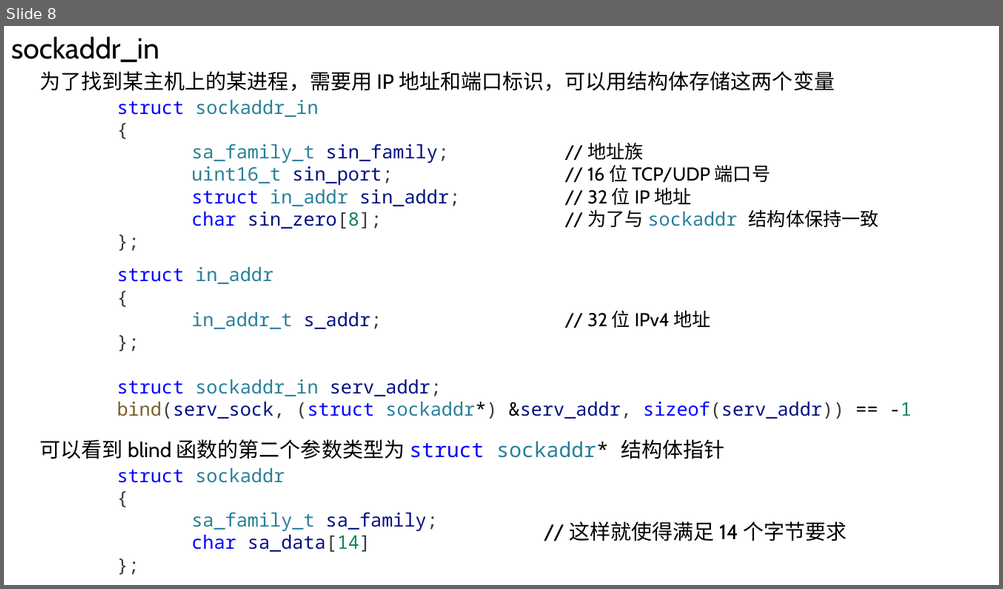
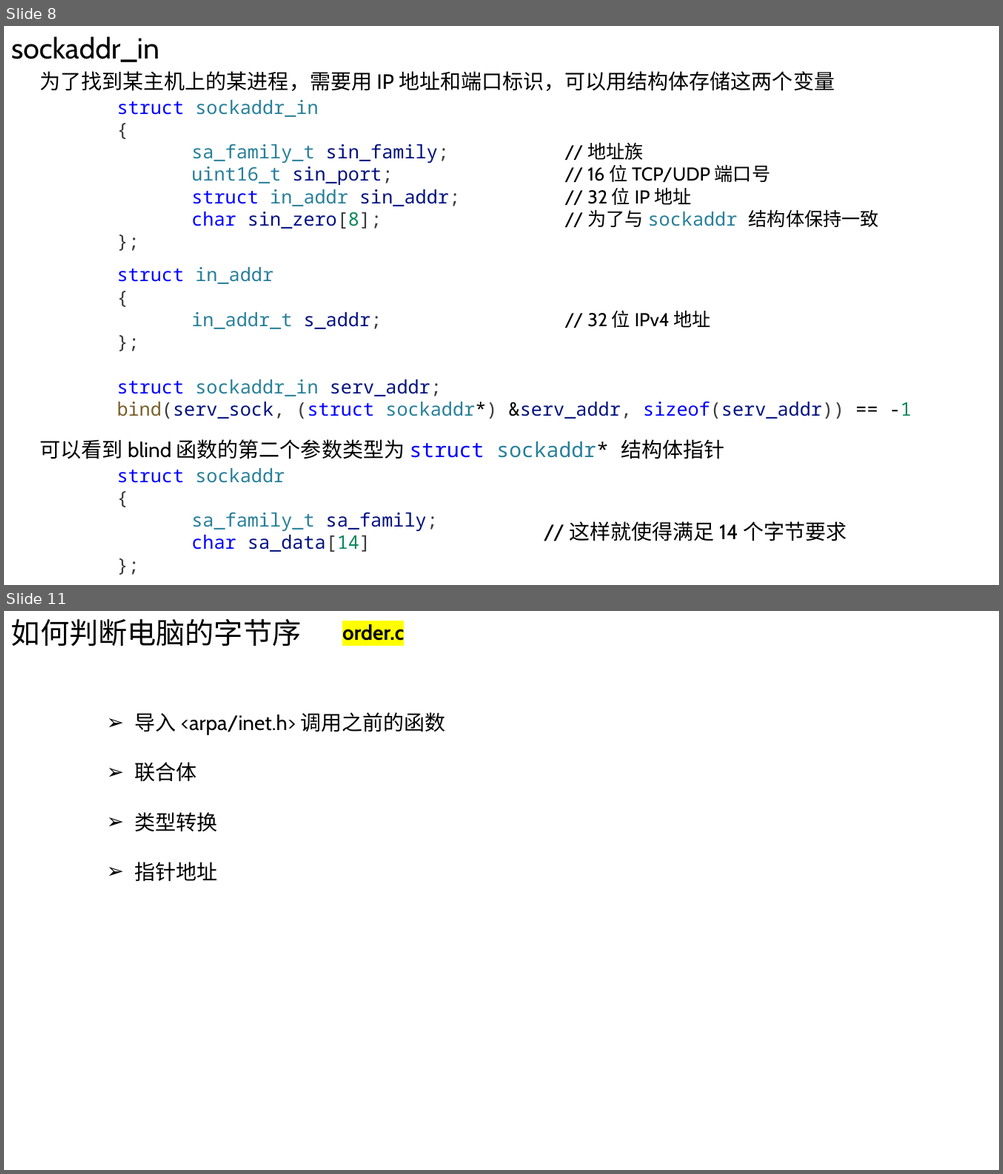
Before and after one commit to Chao200/TCP-IP-Network-Programming, a slide deck: TCP:IP 网络编程.pptx. Shown one above the other, each under a label of ours: slide 8 before the commit, slides 8 and 11 after it; the slides between them are not shown. The pictures are 1003x589 and 1003x1174 pixels, drawn with LibreOffice and Linux fonts; fonts in the diff are those of the drawing. Boxes give left, top, right and bottom in pixels: in the first picture for what was removed or moved away, otherwise in the second. Text is boxed around its words. In the diff, an @@ line names an element or a change of style, - is before the commit and + after.

```diff
--- a/TCP:IP 网络编程.pptx
+++ b/TCP:IP 网络编程.pptx
@@ slide 11 added at [4, 611, 999, 1170], background #FFFFFF @@
@@ text added at [11, 619, 301, 647], 28 pt, text #000000 @@
+如何判断电脑的字节序
@@ text added at [342, 624, 404, 641], 20 pt, text #000000, bold @@
+order.c
@@ text added at [134, 712, 446, 882], 20 pt, text #000000 @@
+➢ 导入 <arpa/inet.h> 调用之前的函数
+➢ 联合体
+➢ 类型转换
+➢ 指针地址
```
Also in this commit, not shown: 10 other slides added, 1 slide removed.
